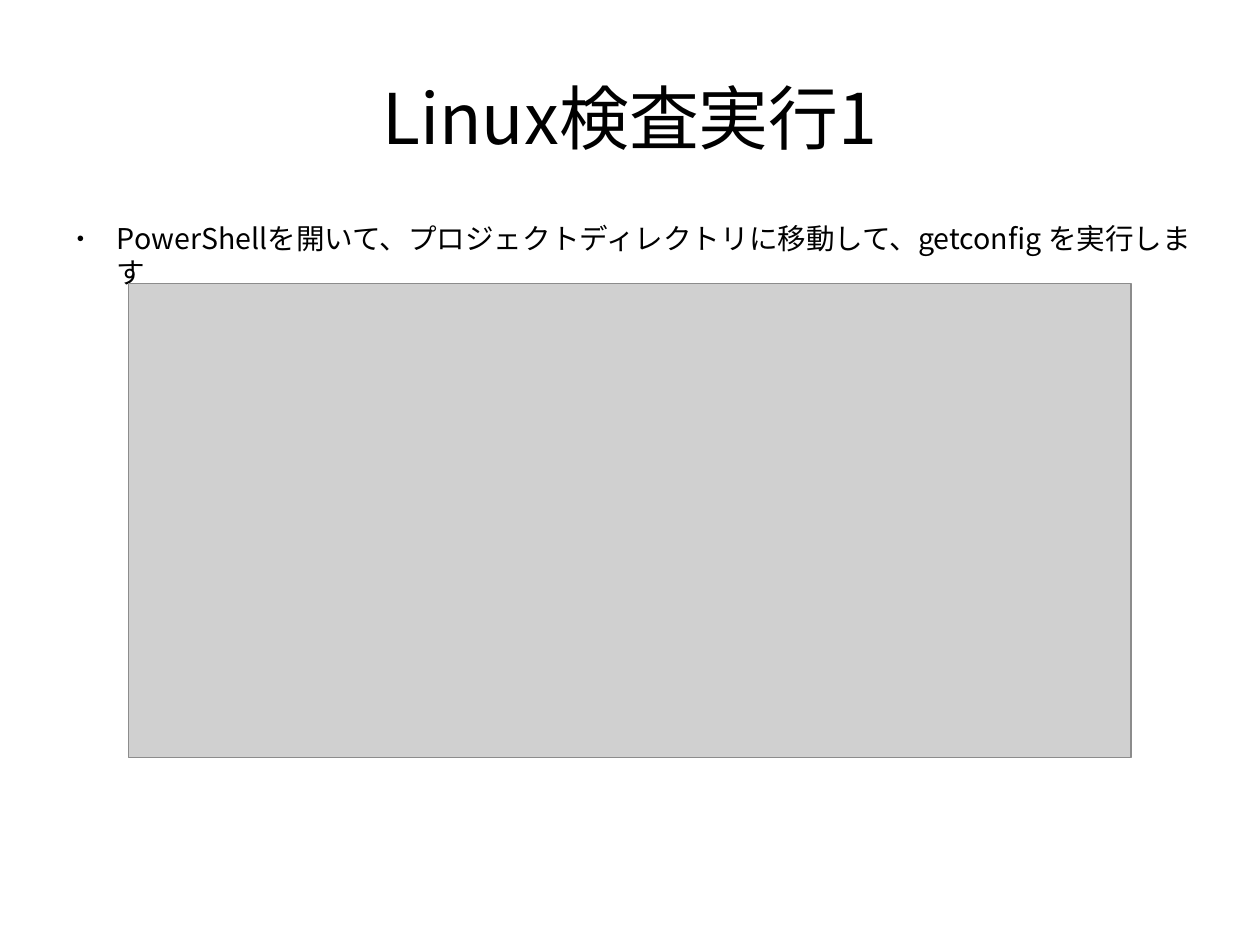
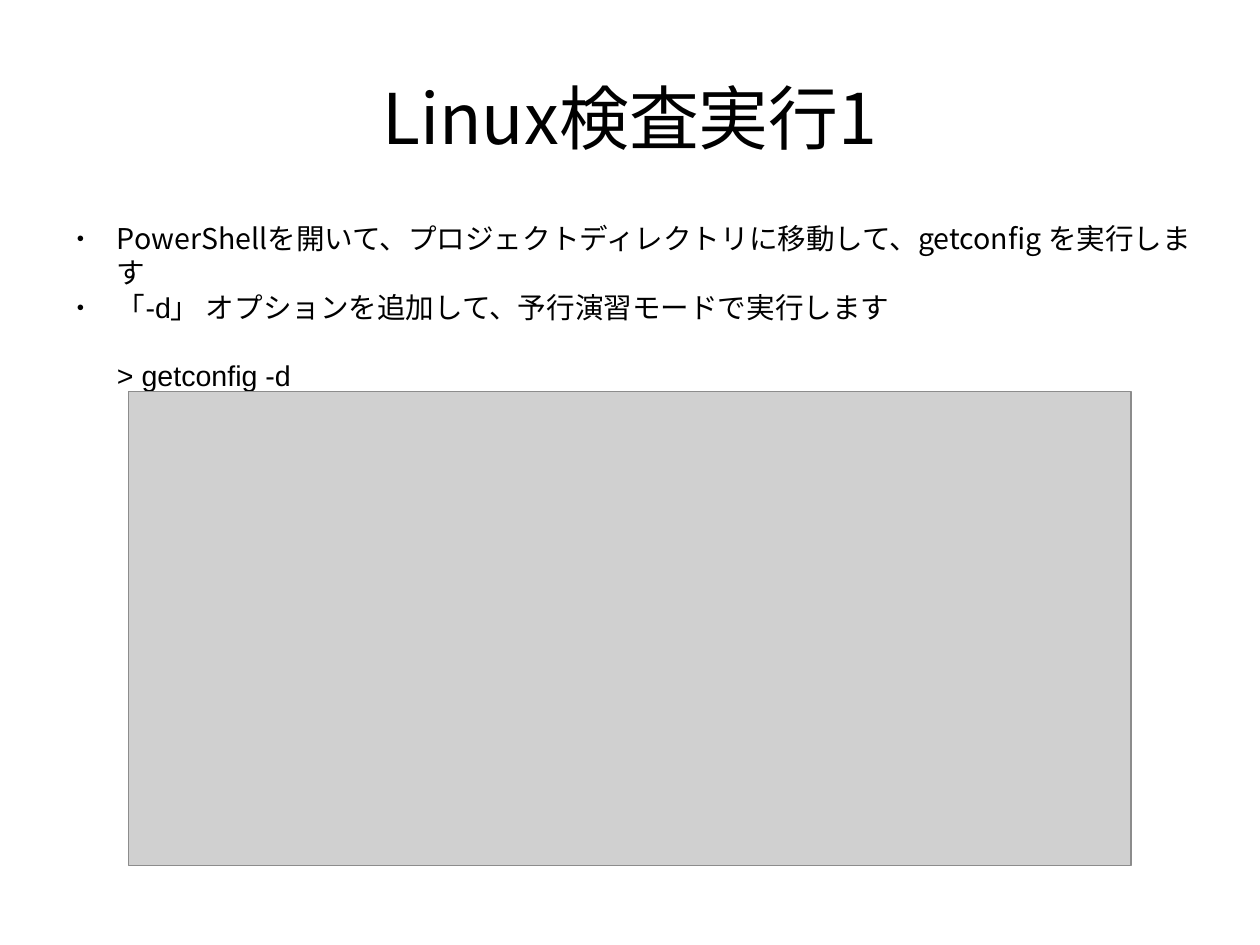
Before and after one commit to frsw3nr/gradle-server-acceptance, a slide deck: slide 27 of docs/jp/tutorial_test_pc.pptx (slide 25 before the commit). Drawn at 1260x945 pixels with LibreOffice and Linux fonts; fonts in the diff are those of the drawing; grey boxes stand for pictures. Boxes give left, top, right and bottom in pixels: in the first picture for what was removed or moved away, otherwise in the second. Text is boxed around its words. In the diff, an @@ line names an element or a change of style, - is before the commit and + after.

```diff
--- a/docs/jp/tutorial_test_pc.pptx
+++ b/docs/jp/tutorial_test_pc.pptx
@@ text at [117,293,889,392]: paragraph added @@
+● 「-d」 オプションを追加して、予行演習モードで実行します
+  > getconfig -d
@@ picture: place and size @@
-picture at [129,284,1132,758]
+picture at [129,391,1132,866]
```
Also in this commit, not shown: 12 other slides changed, 16 slides added, 1 slide removed, 1 other file.
